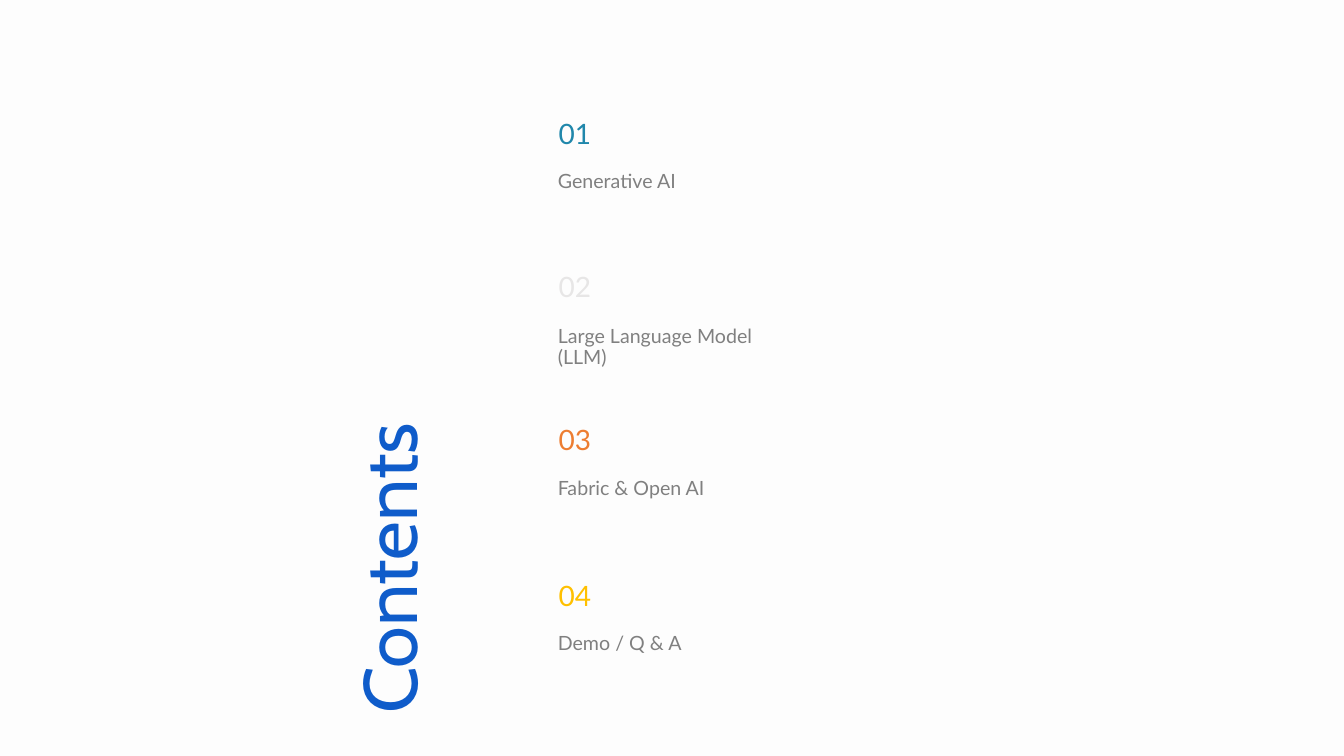
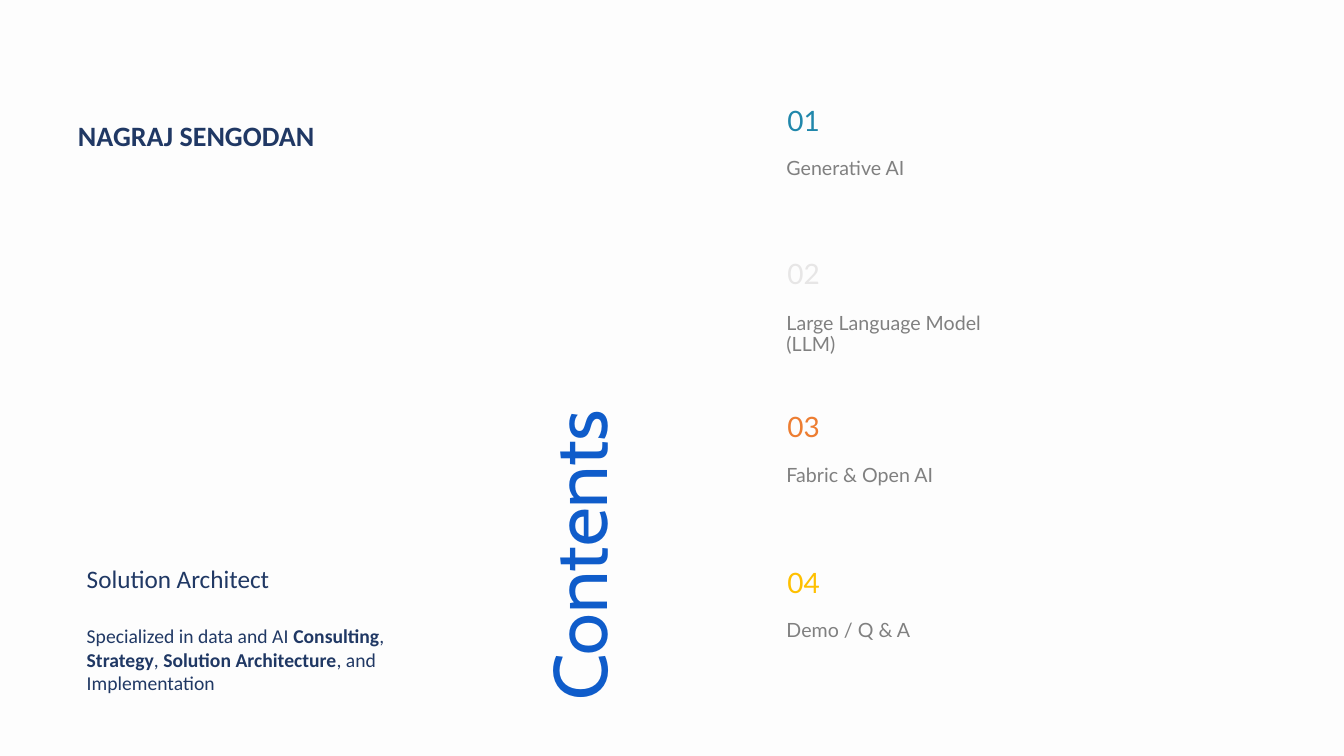
Before and after one commit to KRSNagaraj/Data-Quality-Revolution-The-Fabric-OpenAI-Approach, a slide deck: slide 2 of deck/Data Quality Revolution The Fabric-OpenAI Approach.pptx. Drawn at 1344x756 pixels with LibreOffice and Linux fonts; fonts in the diff are those of the drawing; background and template pictures are left out. Boxes give left, top, right and bottom in pixels: in the first picture for what was removed or moved away, otherwise in the second. Text is boxed around its words. In the diff, an @@ line names an element or a change of style, - is before the commit and + after.

```diff
--- a/deck/Data Quality Revolution The Fabric-OpenAI Approach.pptx
+++ b/deck/Data Quality Revolution The Fabric-OpenAI Approach.pptx
@@ text added at (78,127,315,146), 20 pt, text #203864, bold @@
+NAGRAJ SENGODAN
@@ title "Contents": place and size @@
-title "Contents" at (345,454,437,705)
+title "Contents" at (534,441,626,692)
@@ text "Fabric & Open AI": place and size @@
-text "Fabric & Open AI" at (558,480,705,499)
+text "Fabric & Open AI" at (786,467,933,486)
@@ text added at (87,570,384,693), 14 pt, text #203864 @@
+Solution Architect
+Specialized in data and AI Consulting, Strategy, Solution Architecture, and Implementation
@@ 7 texts: place and size @@
-7 texts at (548,123,752,653)
+7 texts at (777,110,981,640)
```
